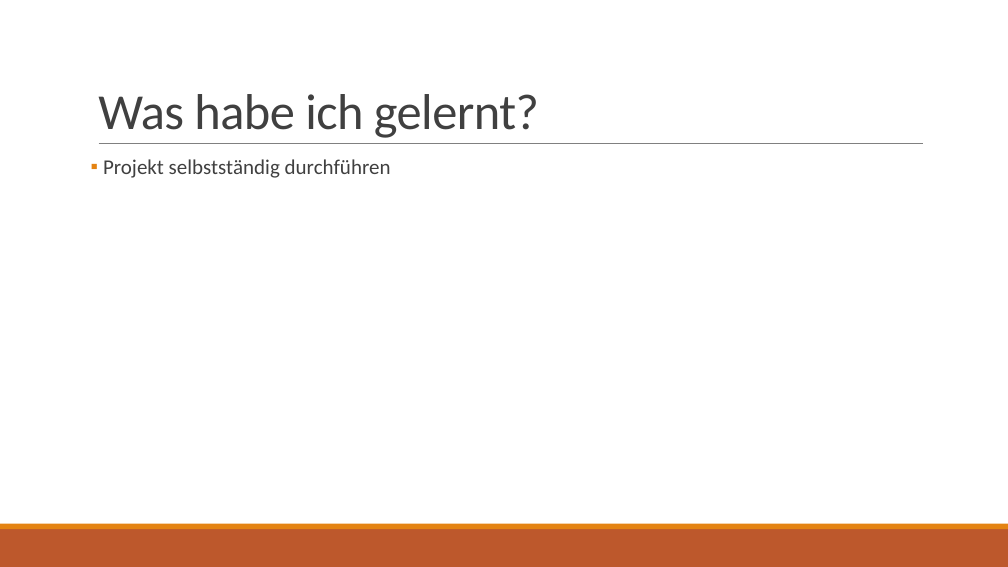
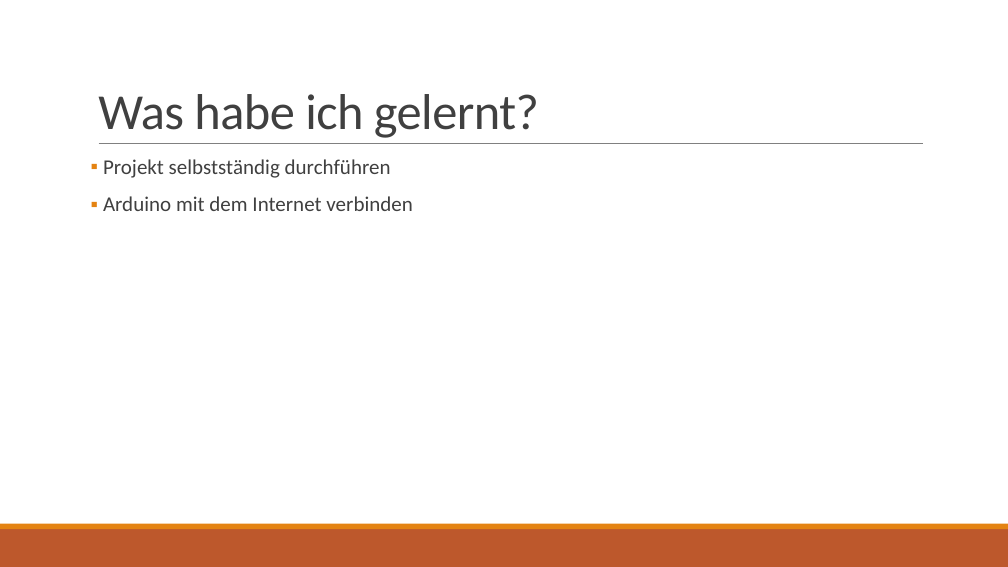
Before and after one commit to LoXeras/Arduino-RoomControlling, a slide deck: slide 10 of Documentation/Präsentatio_RoomControlling.pptx (slide 9 before the commit). Drawn at 1008x567 pixels with LibreOffice and Linux fonts; fonts in the diff are those of the drawing. Boxes give left, top, right and bottom in pixels: in the first picture for what was removed or moved away, otherwise in the second. Text is boxed around its words. In the diff, an @@ line names an element or a change of style, - is before the commit and + after.

```diff
--- a/Documentation/Präsentatio_RoomControlling.pptx
+++ b/Documentation/Präsentatio_RoomControlling.pptx
@@ text at (x1=103, y1=196, x2=413, y2=211): paragraph added @@
+▪ Arduino mit dem Internet verbinden
```
Also in this commit, not shown: 3 other slides changed, 1 slide added.
